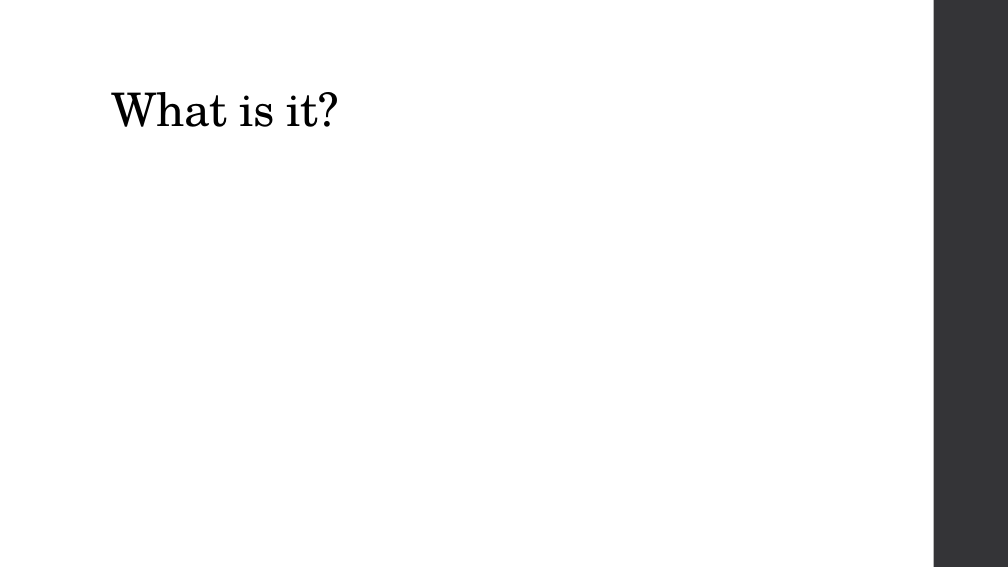
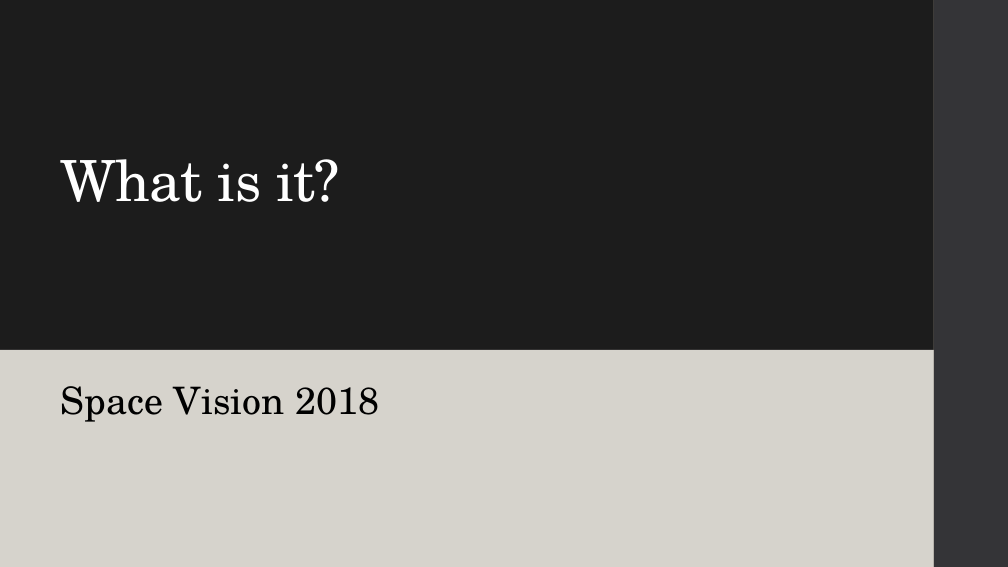
Before and after one commit to Maeswoon/UNHSEDS, a slide deck: slide 4 of Reports and Presentations/Presentations/Space Vision 2018.pptx (slide 3 before the commit). Drawn at 1008x567 pixels with LibreOffice and Linux fonts; fonts in the diff are those of the drawing. Boxes give left, top, right and bottom in pixels: in the first picture for what was removed or moved away, otherwise in the second. Text is boxed around its words. In the diff, an @@ line names an element or a change of style, - is before the commit and + after.

Commit message:
more space v

```diff
--- a/Reports and Presentations/Presentations/Space Vision 2018.pptx
+++ b/Reports and Presentations/Presentations/Space Vision 2018.pptx
@@ background #FFFFFF to #A7A192 @@
@@ rectangle added at <box>0,0,38,567</box>, fill #6F6F74 @@
@@ rectangle added at <box>0,0,934,350</box>, fill #1C1C1C @@
@@ title "What is it?": place and size @@
-title "What is it?" at <box>112,92,339,127</box>
+title "What is it?" at <box>61,159,340,202</box>
@@ title "What is it?" at <box>61,159,340,202</box>: size 44 to 54 pt, text colour #000000 to #FFFFFF; line spacing 0.9 to 0.85; vertical alignment bottom to middle @@
@@ rectangle added at <box>0,350,934,567</box>, fill #D6D3CC @@
@@ text added at <box>61,386,380,422</box>, 36 pt, text #000000 @@
+Space Vision 2018
```
Also in this commit, not shown: 2 other slides changed, 3 slides added.
